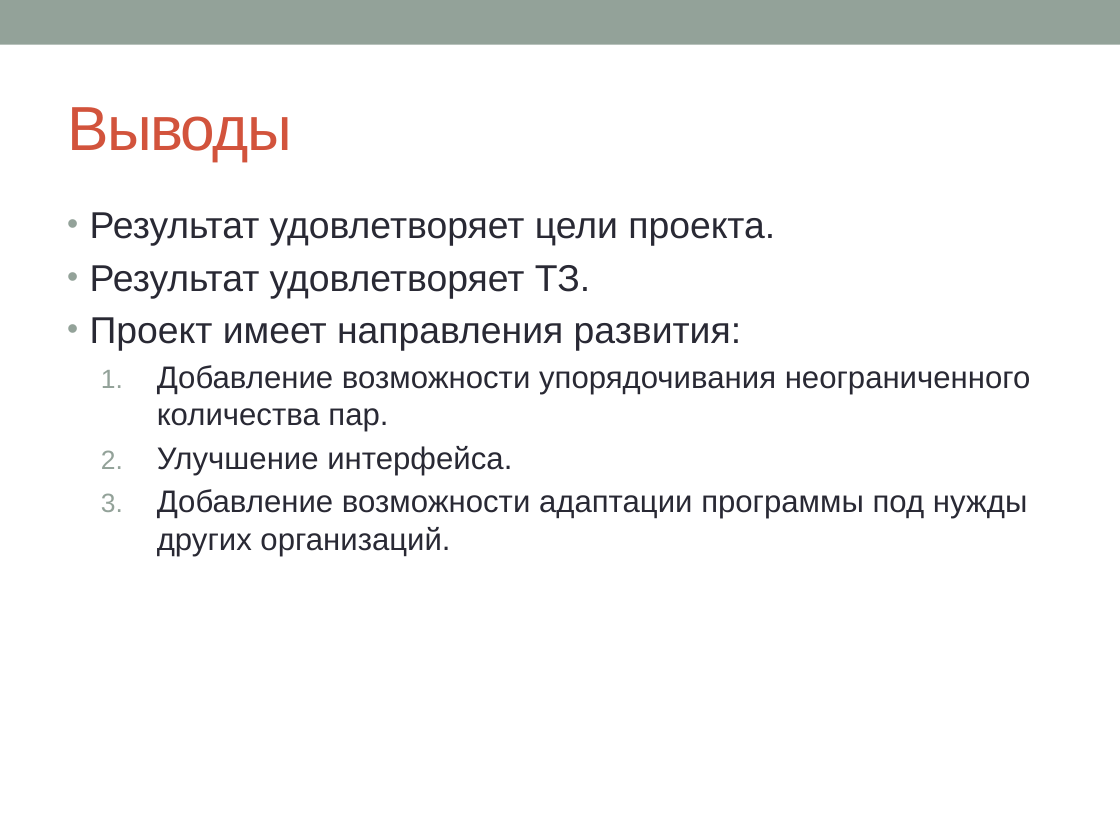
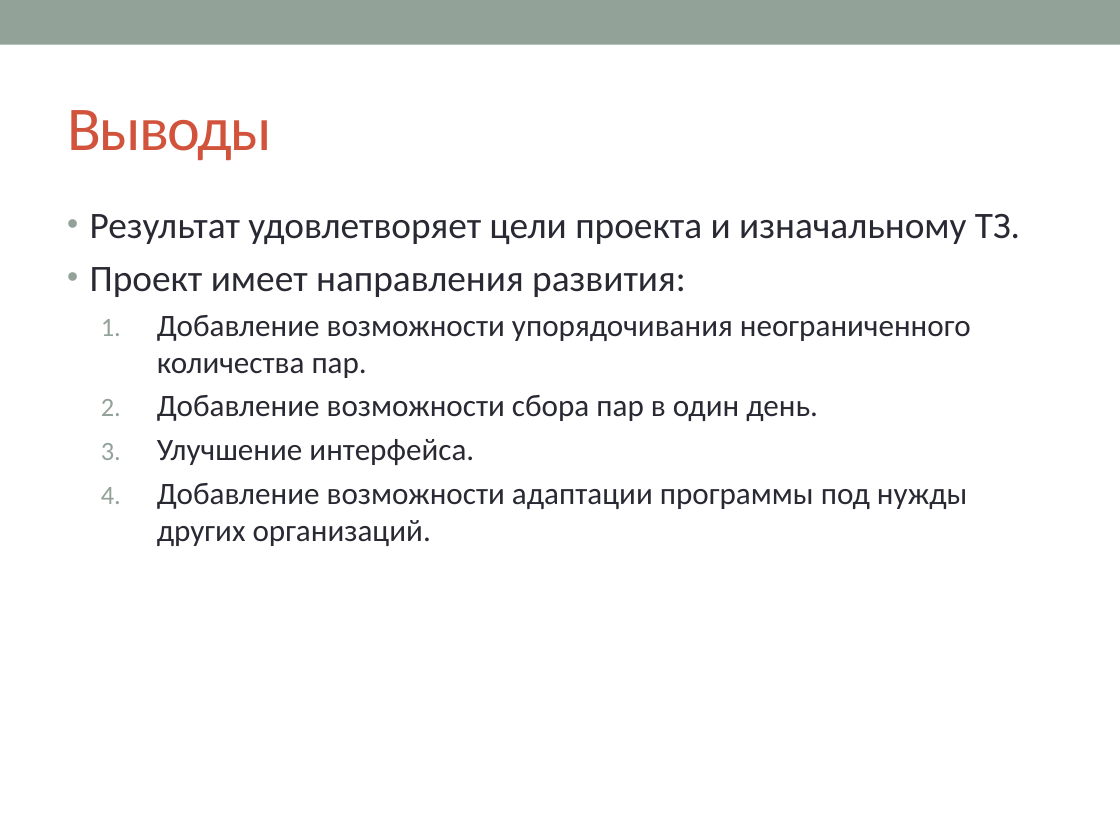
Before and after one commit to leschtsch/timetable, a slide deck: slide 9 of документы/Презентация проекта для программистов1.pptx (slide 11 before the commit). Drawn at 1120x840 pixels with LibreOffice and Linux fonts; fonts in the diff are those of the drawing. Boxes give left, top, right and bottom in pixels: in the first picture for what was removed or moved away, otherwise in the second. Text is boxed around its words. In the diff, an @@ line names an element or a change of style, - is before the commit and + after.

```diff
--- a/документы/Презентация проекта для программистов1.pptx
+++ b/документы/Презентация проекта для программистов1.pptx
@@ title "Выводы" at (67,110,271,160): font Arial to Calibri @@
@@ text at (90,214,1020,244): text changed; font Arial to Calibri @@
-• Результат удовлетворяет цели проекта.
-• Результат удовлетворяет ТЗ.
+• Результат удовлетворяет цели проекта и изначальному ТЗ.
@@ text at (90,267,971,546): font Arial to Calibri in "Проект имеет направления развития:", "Добавление возможности упорядочивания неограниченного количе ...", "Улучшение интерфейса.", "Добавление возможности адаптации программы под нужды других ..." @@
@@ text at (157,395,818,421): paragraph added @@
+  2. Добавление возможности сбора пар в один день.
```
Also in this commit, not shown: 8 other slides changed, 2 slides removed, 7 other files.
